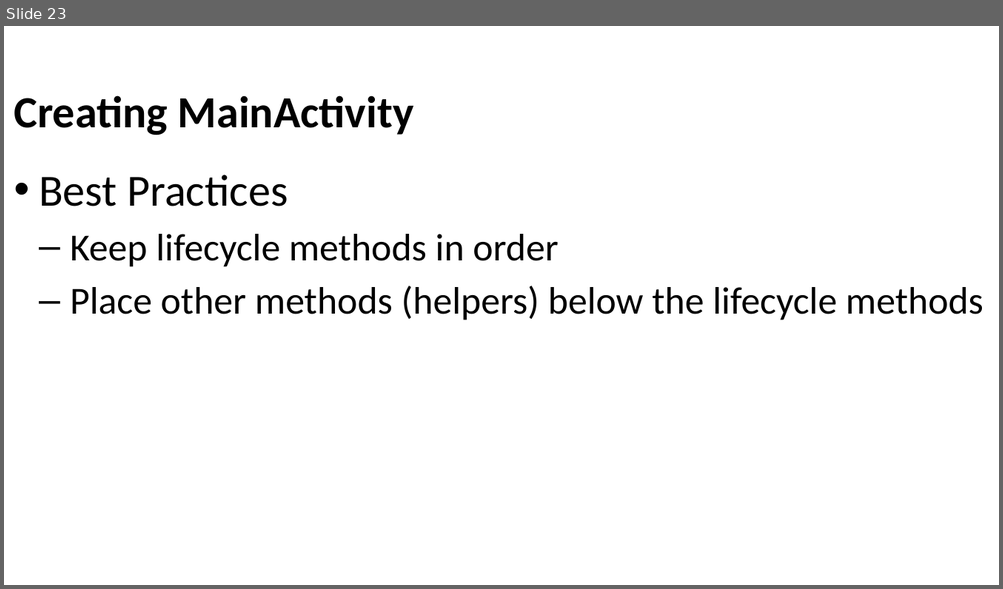
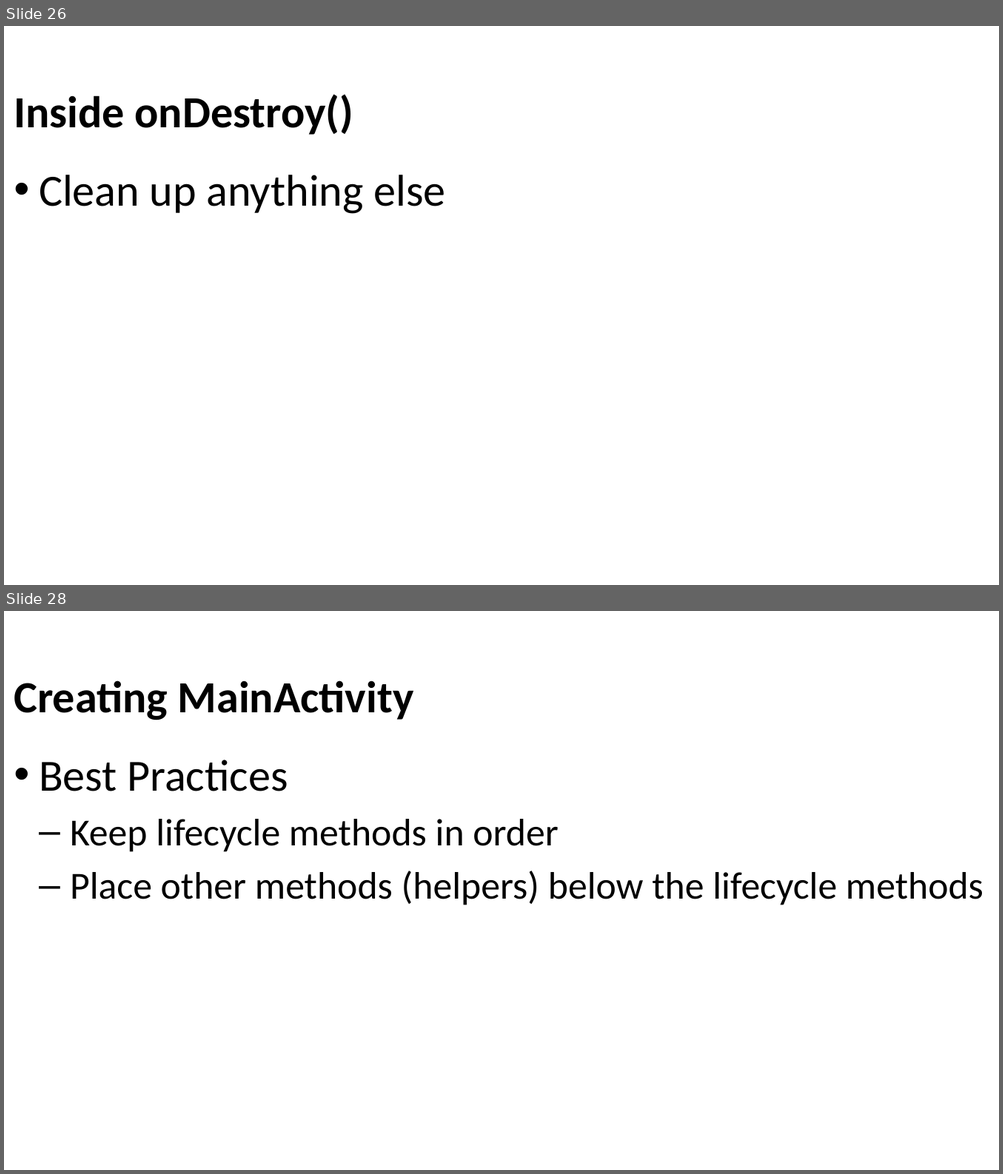
Before and after one commit to Batch-xx/Android-Lunch-Learn, a slide deck: slides/Android Studio_Activities_Fragments.pptx. Shown one above the other, each under a label of ours: slide 23 before the commit, slides 26 and 28 after it; the slides between them are not shown. The pictures are 1003x589 and 1003x1174 pixels, drawn with LibreOffice and Linux fonts; fonts in the diff are those of the drawing; background and template pictures are left out. Boxes give left, top, right and bottom in pixels: in the first picture for what was removed or moved away, otherwise in the second. Text is boxed around its words. In the diff, an @@ line names an element or a change of style, - is before the commit and + after.

```diff
--- a/slides/Android Studio_Activities_Fragments.pptx
+++ b/slides/Android Studio_Activities_Fragments.pptx
@@ slide 26 added at bbox=[4, 26, 999, 585], background picture (left out) @@
@@ title added at bbox=[14, 94, 353, 135], 43 pt, text #000000, bold @@
+Inside onDestroy()
@@ text added at bbox=[39, 175, 445, 214], 43 pt, text #000000 @@
+• Clean up anything else
@@ what was slide 23 is now slide 28 @@
```
Also in this commit, not shown: 9 slides changed, 18 other slides added, 4 slides removed, 1 other file.
